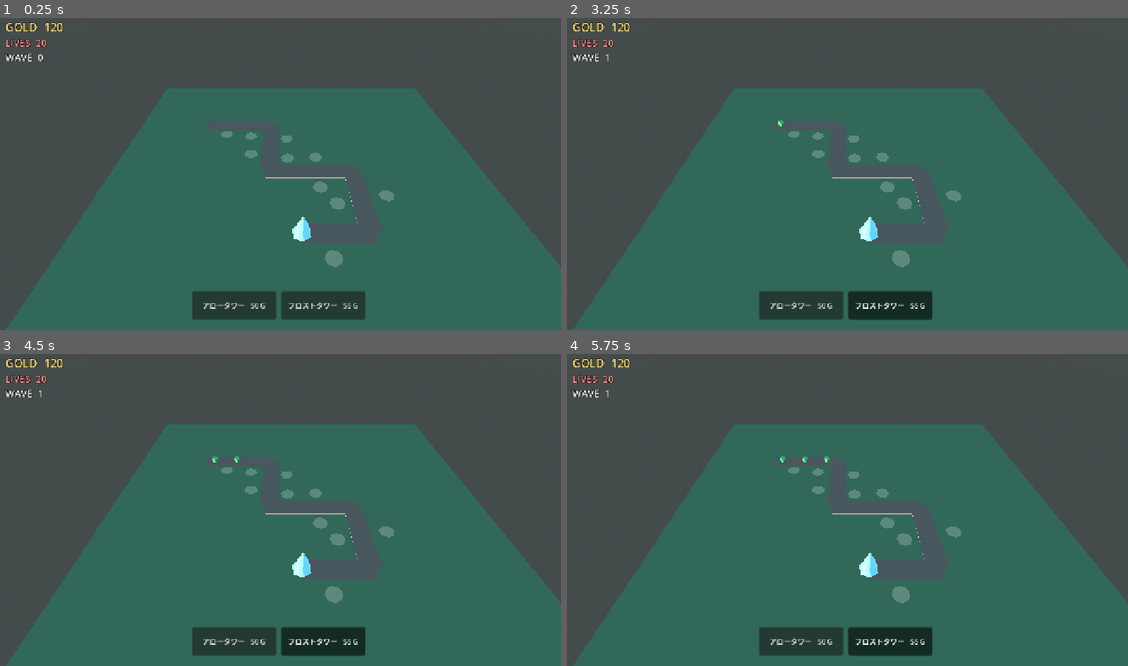
Above: before the commit, frames 1-4 (two rows, left to right).
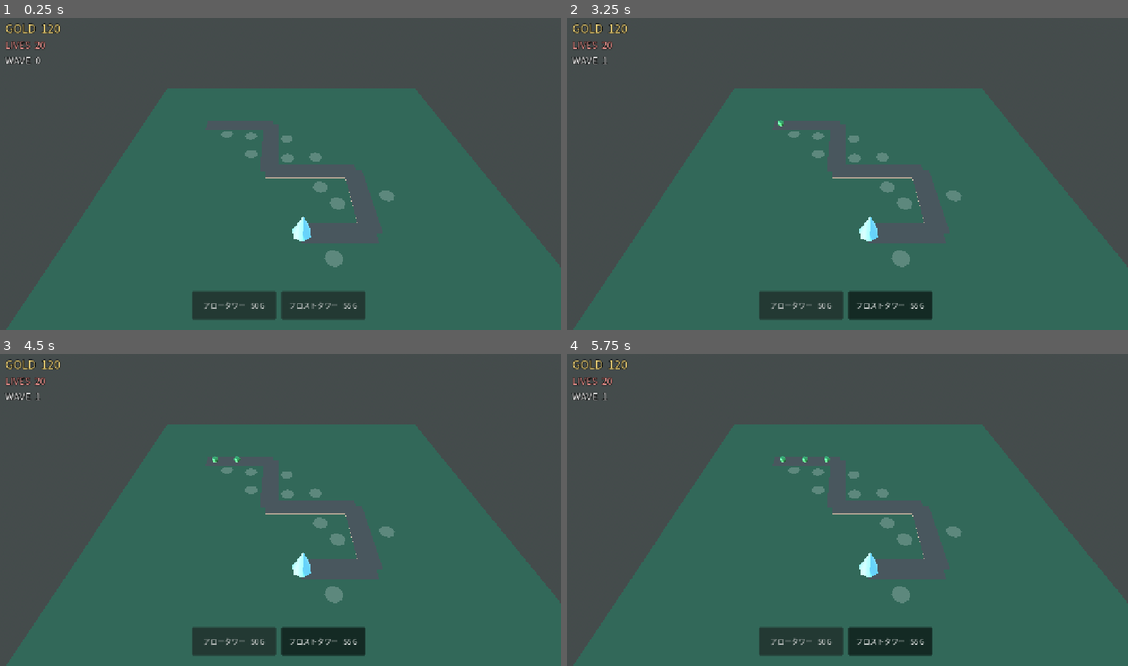
Above: after the commit, the same moments.

Repository: itsuki117/towerdefense
Game: Godot game, scene res://scenes/main.tscn
Same seed, same stepped clock (60 frames per second), same inputs: the game is played once before the commit and once after it.
Inputs (mouse positions are in pixels of both pictures, inside the frame that each line leads up to):
- Up to frame 1 (0.25 s): no input
- Up to frame 2 (3.25 s): click "アロータワー 50 G" at 0.5 s; click "フロストタワー 55 G" at 1.25 s; click "アロータワー 50 G" at 2 s; click "フロストタワー 55 G" at 2.75 s
- Up to frame 3 (4.5 s): click "アロータワー 50 G" at 3.5 s; click "フロストタワー 55 G" at 4.25 s
- Up to frame 4 (5.75 s): move the mouse to (970, 491) at 5.02 s; click (970, 491) at 5.17 s

The runs differ from the first frame. In frame 1, 0.7% of the frame differs, in the area x 0-64%, y 1-94%; in frame 2, 0.7%; in frame 3, 0.7%; in frame 4, 0.7%.

Commit message:
日本語フォントを同梱して Web で豆腐になるのを修正
Godot 内蔵フォントに日本語グリフが無く、デスクトップでは OS のシステム
フォントに落ちて表示できるが Web にはそれが無いため、書き出すと UI の
日本語がすべて豆腐(□)になっていた。

- assets/fonts/NotoSansJP-Regular.otf を追加（日本語サブセット / SIL OFL）
  再配布条件を満たすため OFL.txt も同梱
- project.godot の gui/theme/custom_font を既定フォントに指定

ブラウザで確認済み: 「アロータワー 50 G」「フロストタワー 55 G」が正しく表示。
リリースビルド(--export-release)ではタブ名から (DEBUG) が消えることも確認。

Co-Authored-By: Claude Opus 5 <noreply@anthropic.com>

Diff:
--- a/project.godot
+++ b/project.godot
@@ -25,6 +25,12 @@
 window/size/viewport_height=720
 window/stretch/mode="canvas_items"
 
+[gui]
+
+; 内蔵フォントに日本語グリフが無く、Web にはフォールバック先のシステムフォントも
+; 無いため、同梱フォントを既定にしないと UI が豆腐になる。
+theme/custom_font="res://assets/fonts/NotoSansJP-Regular.otf"
+
 [layer_names]
 
 3d_physics/layer_1="world"
Binary file added: assets/fonts/NotoSansJP-Regular.otf
Not shown, added: assets/fonts/NotoSansJP-Regular.otf.import
Not shown, added: assets/fonts/OFL.txt
Not shown, changed: docs/GDD.md
